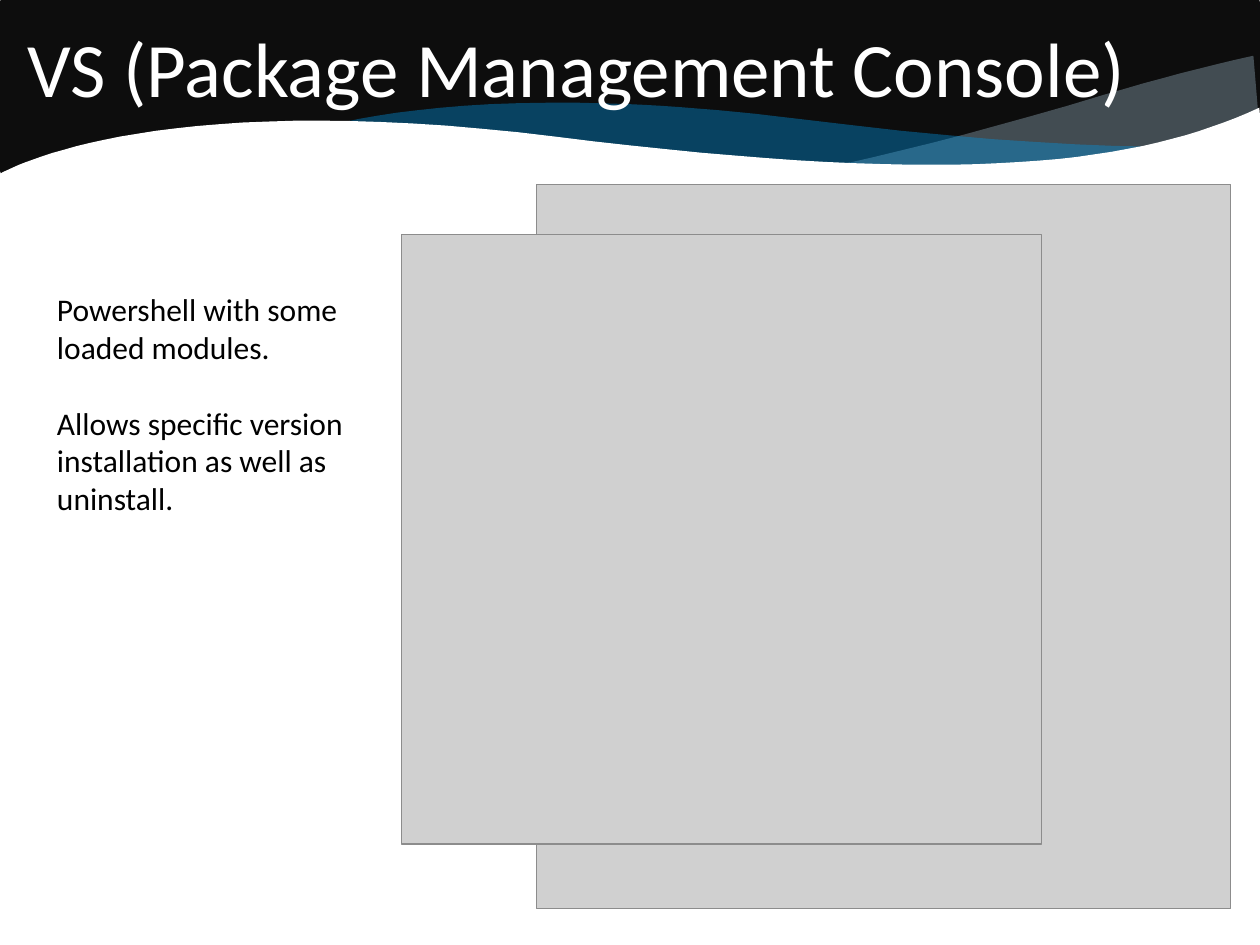
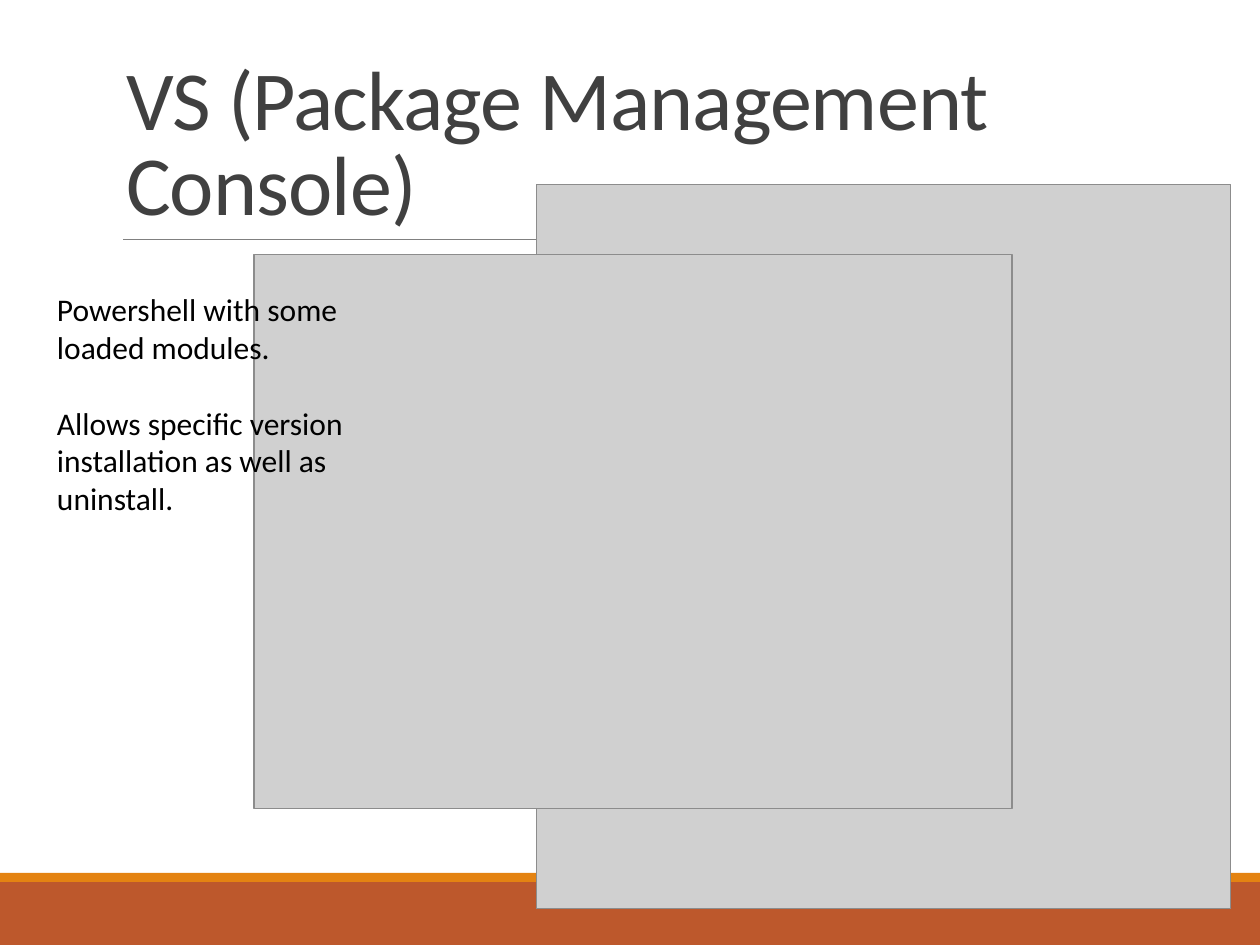
Before and after one commit to jsjodha/DevOpsFullDayTraining, a slide deck: slide 32 of PPTS/3. Package management with Nuget.pptx. Drawn at 1260x945 pixels with LibreOffice and Linux fonts; fonts in the diff are those of the drawing; grey boxes stand for pictures. Boxes give left, top, right and bottom in pixels: in the first picture for what was removed or moved away, otherwise in the second. Text is boxed around its words. In the diff, an @@ line names an element or a change of style, - is before the commit and + after.

```diff
--- a/PPTS/3. Package management with Nuget.pptx
+++ b/PPTS/3. Package management with Nuget.pptx
@@ rounded rectangle removed at [0, 0, 1260, 176] @@
@@ freeform shape removed at [0, 38, 1260, 307] @@
@@ title "VS (Package Management Console)": place and size @@
-title "VS (Package Management Console)" at [27, 41, 1125, 115]
+title "VS (Package Management Console)" at [126, 69, 988, 227]
@@ title "VS (Package Management Console)" at [126, 69, 988, 227]: size 44 to 48 pt, text colour #FFFFFF to #404040, letter spacing 0 to -0.5 pt; line spacing 1 to 0.85; vertical alignment middle to bottom @@
@@ freeform shape removed at [341, 48, 1151, 220] @@
@@ freeform shape removed at [837, 56, 1260, 179] @@
@@ line added from (123, 239) to (1153, 239), #808080 0.5 pt @@
@@ picture: place and size @@
-picture at [402, 234, 1042, 844]
+picture at [255, 255, 1012, 809]
@@ rectangle added at [0, 882, 1260, 945], fill #BD582C @@
@@ rectangle added at [0, 873, 1260, 882], fill #E48312 @@
```
Also in this commit, not shown: 39 other slides changed.
